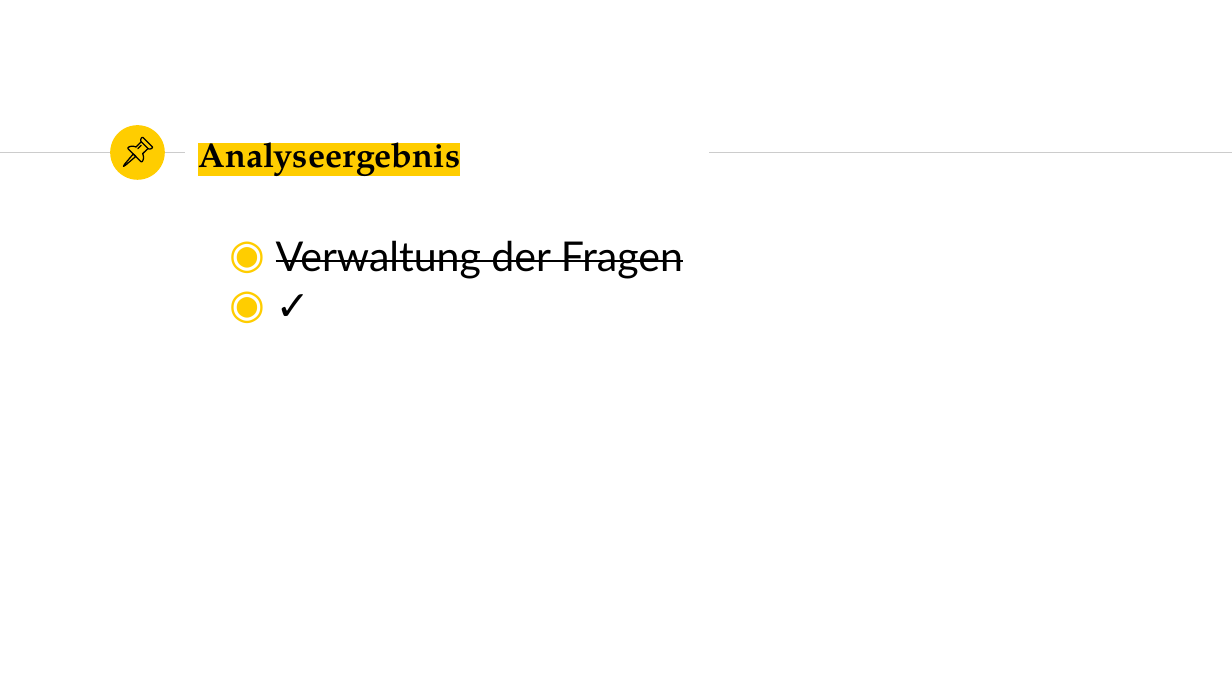
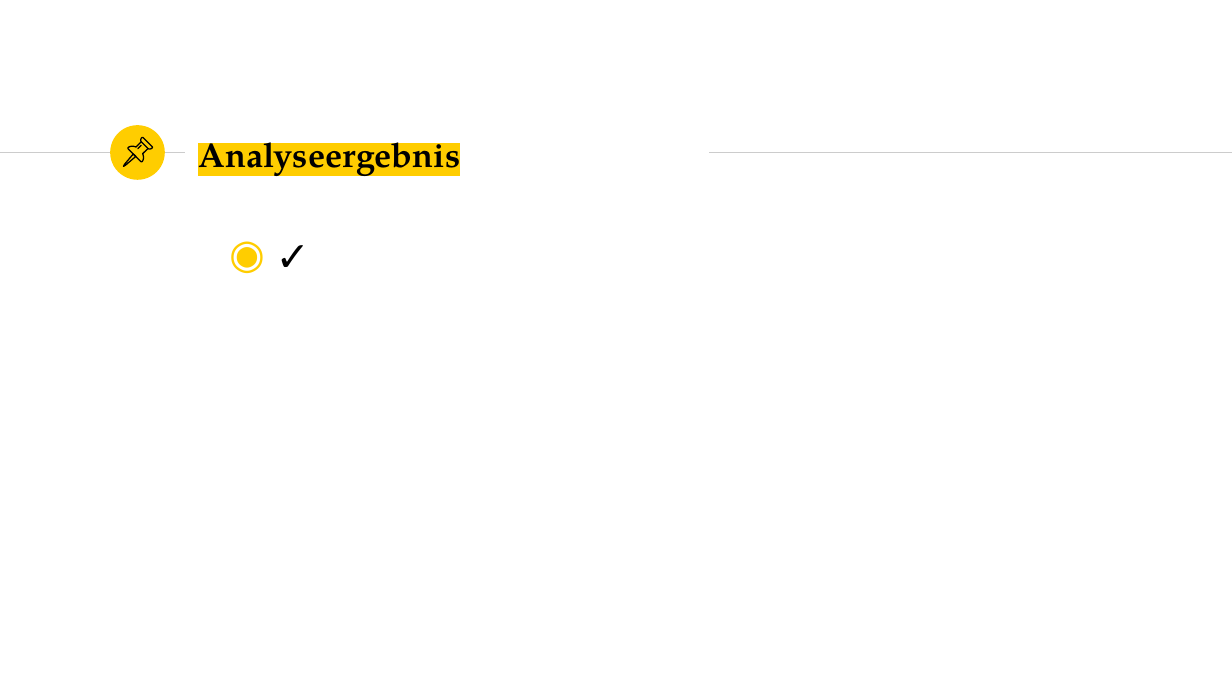
Before and after one commit to marcelherd/OOT-Projekt, a slide deck: slide 34 of Presentation/Presentation.pptx (slide 36 before the commit). Drawn at 1232x693 pixels with LibreOffice and Linux fonts; fonts in the diff are those of the drawing. Boxes give left, top, right and bottom in pixels: in the first picture for what was removed or moved away, otherwise in the second. Text is boxed around its words. In the diff, an @@ line names an element or a change of style, - is before the commit and + after.

```diff
--- a/Presentation/Presentation.pptx
+++ b/Presentation/Presentation.pptx
@@ text at <box>276,240,683,279</box>: paragraph removed @@
-◉ Verwaltung der Fragen
```
Also in this commit, not shown: 2 slides removed.
